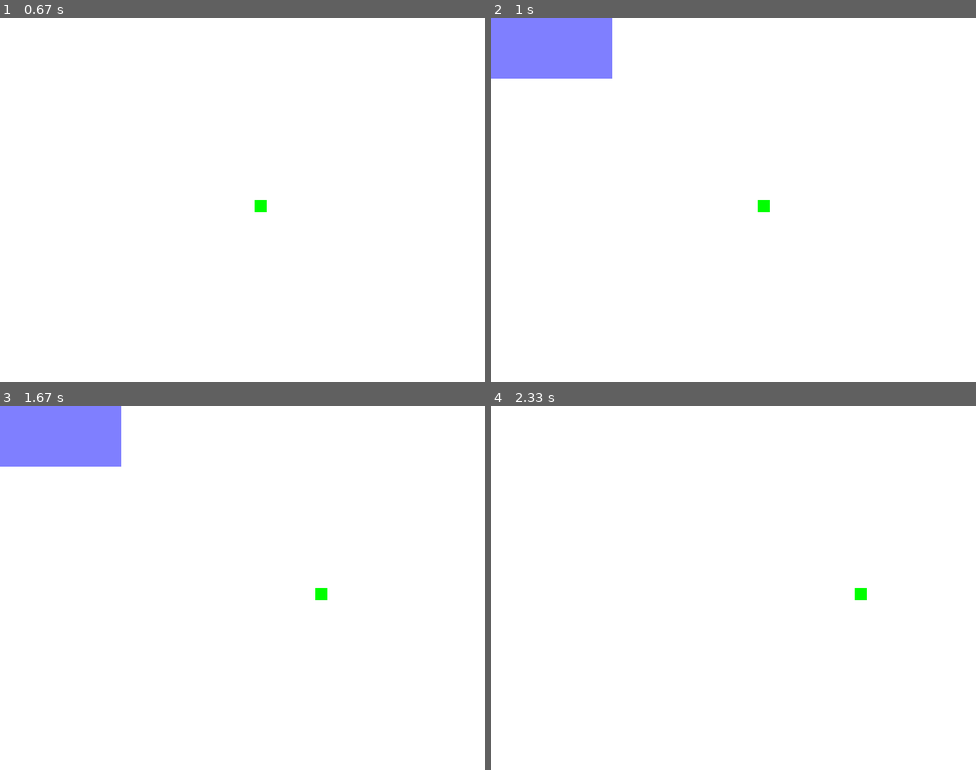
Above: before the commit, frames 1-4 (two rows, left to right).
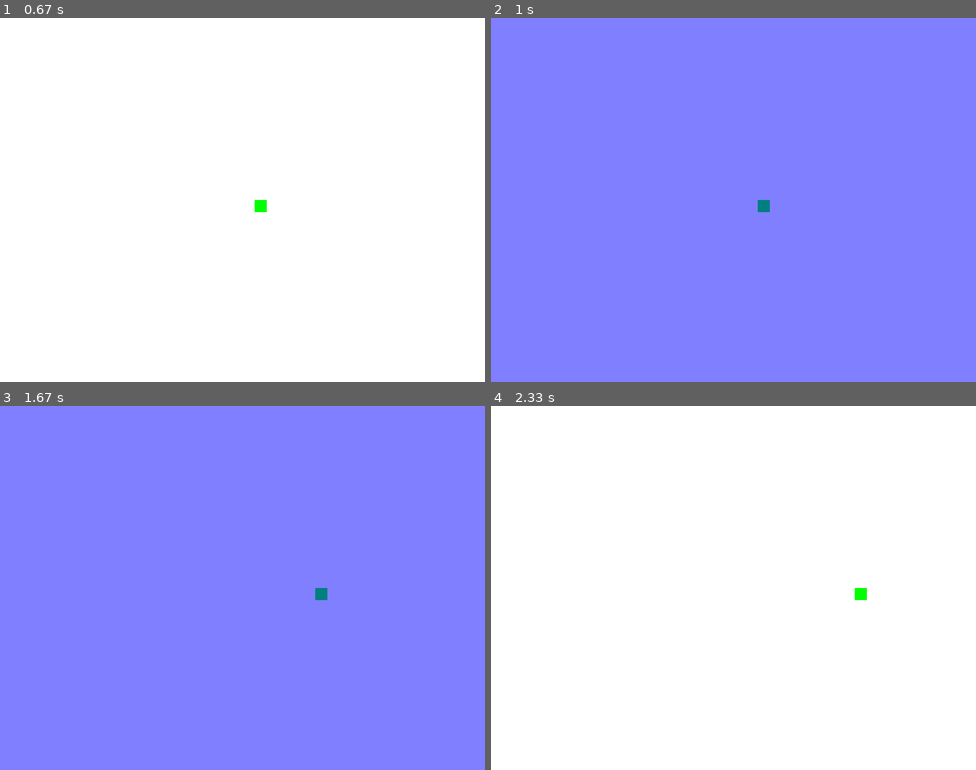
Above: after the commit, the same moments.

Repository: OryomTV/MiniStudio
Game: pygame game, started from main.py
Two runs of this game, one before a commit and one after it. Both use one fixed random seed, a clock stepped at 60 frames per second and the inputs below.
Inputs (mouse positions are in pixels of both pictures, inside the frame that each line leads up to):
- Up to frame 1 (0.67 s): click (232, 236) at 0.43 s
- Up to frame 2 (1 s): tap Z at 0.67 s
- Up to frame 3 (1.67 s): tap Z at 1.07, 1.47 s
- Up to frame 4 (2.33 s): tap Z at 1.87 s

Frame 1 is identical in both runs. In frame 2, 96% of the frame differs, in the area x 0-100%, y 0-100%; in frame 3, 96%; in frame 4, nothing differs.

Commit message:
menu transfo a moitier en object

Diff:
--- a/main.py
+++ b/main.py
@@ -9,32 +9,14 @@
 grid_width = screen_width/grid_size
 grid_height = screen_height/grid_size
 
-#Importer le background
-fondEcranMenu = pygame.image.load("Image/moutagneBackgound.png")
-fondEcranMenu = pygame.transform.scale(fondEcranMenu,(screen_width,screen_height))
 
-
-
-#Importer l'image play du boutton
-play_button = pygame.image.load("Image/bouttonMenu.png")
-play_button = pygame.transform.scale(play_button,(360,180))
-play_button_rect = play_button.get_rect()
-play_button_rect.x =  math.ceil(screen_width / 4)
-play_button_rect.y =  math.ceil(screen_width / 3)
-
-#Importer l'image du boutton quit
-quit_button = pygame.image.load("Image/bouttonQuitMenu.png")
-quit_button = pygame.transform.scale(quit_button,(200,200))
-quit_button_rect = quit_button.get_rect()
-quit_button_rect.x =  math.ceil(screen_width / 4)
-quit_button_rect.y =  math.ceil(screen_width / 2)
 
 
 
 
 # Création de la surface pour le menu pause
 
-pause_rectangle = pygame.Surface((200, 100), pygame.SRCALPHA)
+pause_rectangle = pygame.Surface((screen_width, screen_height), pygame.SRCALPHA)
 pause_rectangle.fill((0,0,255))
 
 opacite = 128
@@ -82,7 +64,58 @@
                 if event.key == pygame.K_LEFT:
                     self.turn(LEFT)
                 if event.key == pygame.K_z:
-                    self.pause = True
+                    return True
+
+
+
+class Menu:
+        def __init__(self):
+            self.principal = True
+            self.pause = False
+            self.parametre = False
+
+        def menuActive(self):
+            if self.principal or self.pause or self.parametre:
+                return True
+            else:
+                return False
+
+        def menuPrincipal(self):
+            #Importer le background
+            fondEcranMenu = pygame.image.load("Image/moutagneBackgound.png")
+            fondEcranMenu = pygame.transform.scale(fondEcranMenu,(screen_width,screen_height))
+
+            #Importer l'image play du boutton
+            play_button = pygame.image.load("Image/bouttonMenu.png")
+            play_button = pygame.transform.scale(play_button,(360,180))
+            play_button_rect = play_button.get_rect()
+            play_button_rect.x =  math.ceil(screen_width / 4)
+            play_button_rect.y =  math.ceil(screen_width / 3)
+
+            #Importer l'image du boutton quit
+            quit_button = pygame.image.load("Image/bouttonQuitMenu.png")
+            quit_button = pygame.transform.scale(quit_button,(200,200))
+            quit_button_rect = quit_button.get_rect()
+            quit_button_rect.x =  math.ceil(screen_width / 4)
+            quit_button_rect.y =  math.ceil(screen_width / 2)
+
+            screen.blit(fondEcranMenu,(0,0))
+            screen.blit(play_button,play_button_rect)
+            screen.blit(quit_button,quit_button_rect)
+
+
+            for event in pygame.event.get():
+                if event.type == pygame.MOUSEBUTTONDOWN:
+
+                    if play_button_rect.collidepoint(event.pos):
+                        self.principal = False
+                    elif quit_button_rect.collidepoint(event.pos):
+                        pygame.quit()
+
+                elif event.type == pygame.QUIT:
+                    pygame.quit()
+
+
 
 
 
@@ -98,43 +131,29 @@
     clock = pygame.time.Clock()
 
     snake = Snake()
+    menu = Menu()
 
     while True:
 
-        if snake.isPlaying and not snake.pause:
+        if not menu.menuActive():
             #Le code principal ici
             screen.fill((255,255,255))
-            snake.handle_keys()
+            menu.pause = snake.handle_keys()  #snake.handle_keys() retourne True si Z a etait presser sinon return rien
             snake.move()
             snake.draw(screen)
 
-        elif snake.pause:
+        elif menu.pause:
             #Menu pause
             screen.fill((255,255,255))
-            snake.draw(screen)
+            snake.draw(screen)  # besoin de snake pour la pause (pour l'afficher deriere le fond bleu) donc pas encore facto
             screen.blit(pause_rectangle, (0, 0))
             for event in pygame.event.get():
                 if event.type == pygame.KEYDOWN:
                     if event.key == pygame.K_z:
-                        snake.pause = False
+                        menu.pause = False
         else:
             #Ecran principal
-            screen.blit(fondEcranMenu,(0,0))
-            screen.blit(play_button,play_button_rect)
-            screen.blit(quit_button,quit_button_rect)
-
-            for event in pygame.event.get():
-                if event.type == pygame.MOUSEBUTTONDOWN:
-
-                    if play_button_rect.collidepoint(event.pos):
-                        snake.isPlaying = True
-                    elif quit_button_rect.collidepoint(event.pos):
-                        pygame.quit()
-
-                elif event.type == pygame.QUIT:
-                    pygame.quit()
-
-
+            menu.menuPrincipal()
 
 
         pygame.display.update()
